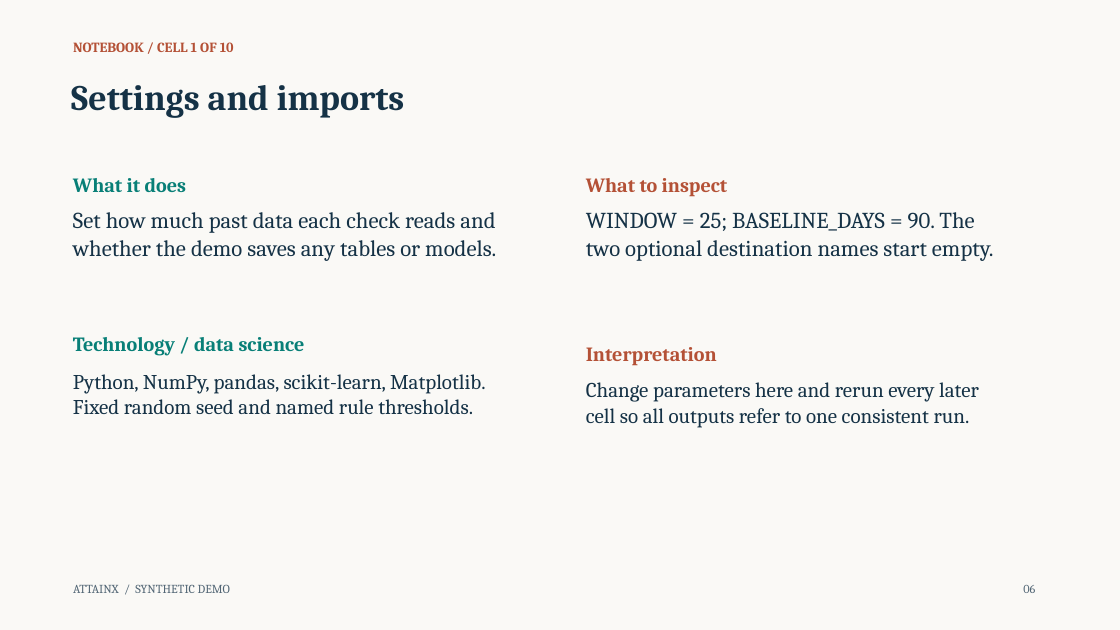
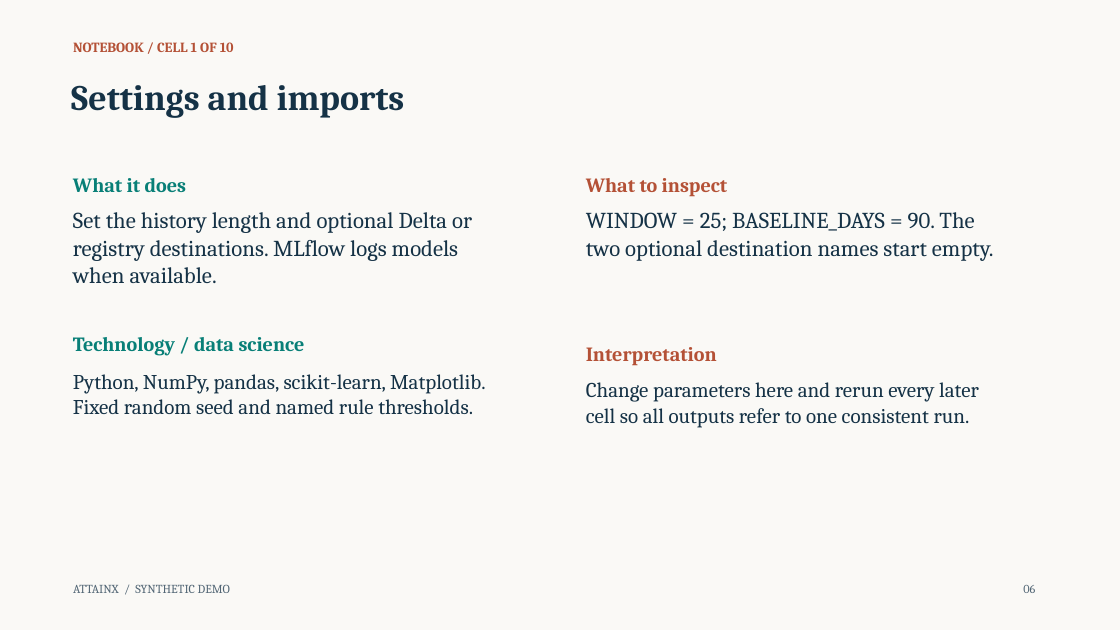
Before and after one commit to 0xpvtrickbateman/SPC-ML-Demo, a slide deck: slide 6 of docs/SPC_ML_Demo_Walkthrough_Ready.pptx. Drawn at 1120x630 pixels with LibreOffice and Linux fonts; fonts in the diff are those of the drawing. Boxes give left, top, right and bottom in pixels: in the first picture for what was removed or moved away, otherwise in the second. Text is boxed around its words. In the diff, an @@ line names an element or a change of style, - is before the commit and + after.

Commit message:
Reconcile oral demo claims with reproducible local results

```diff
--- a/docs/SPC_ML_Demo_Walkthrough_Ready.pptx
+++ b/docs/SPC_ML_Demo_Walkthrough_Ready.pptx
@@ text at (73, 212, 472, 283): text changed @@
-Set how much past data each check reads and whether the demo saves any tables or models.
+Set the history length and optional Delta or registry destinations. MLflow logs models when available.
```
Also in this commit, not shown: 4 other slides changed, 6 other files.
